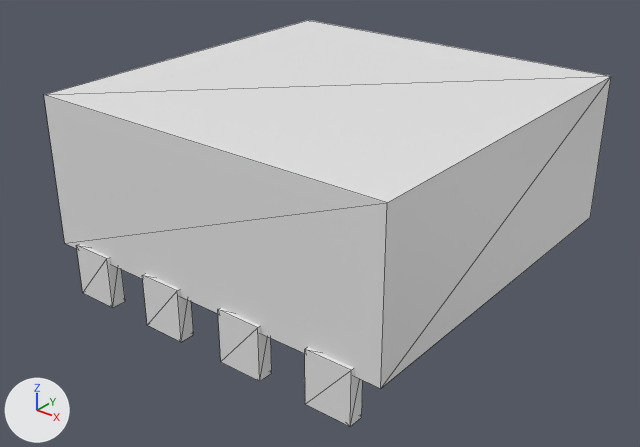
Before and after pictures for a commit that changed the glTF model assets/models/terrain_top.gltf.
Both versions are drawn from a camera (50 mm lens) standing at (1.299, -1.689, 0.651) and looking at (0.026, -0.098, -0.335). The axes (+X, +Y, +Z) are drawn at lower left. The lights are the same throughout. The picture after the commit comes second. Mesh edges are drawn as thin lines. Vertices at exactly the same position are counted once.

Objects in the first picture: 'terrain_top'.
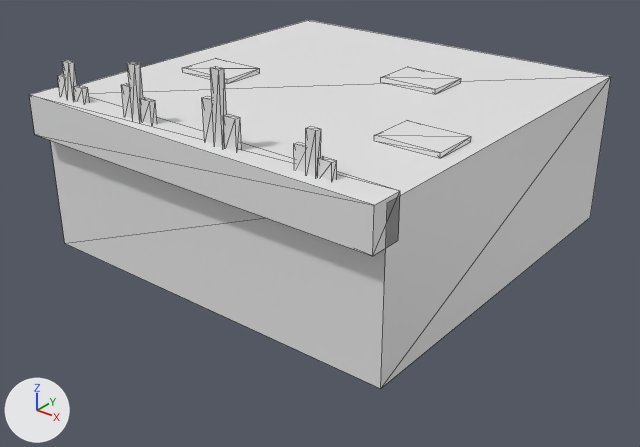
The change in detail:
me_terrain_top is used by ob_terrain_top; location (0.0, 0.0, 0.0).
me_terrain_top had 40 vertices, 60 faces and spanned x -0.5..0.5, y -0.51..0.5, z -0.52..0.0.
me_terrain_top now has 136 vertices, 204 faces and spans x -0.5..0.5, y -0.54..0.5, z -0.4..0.17.
me_terrain_top part 1: a new loose piece, a box spanning x -0.5..0.5, y -0.54..-0.46, z -0.09..0.01.
me_terrain_top part 2: a new loose piece, a box spanning x -0.402..-0.378, y -0.505..-0.49, z 0.0..0.1.
me_terrain_top part 3: a new loose piece, a box spanning x -0.435..-0.402, y -0.5..-0.485, z 0.0..0.06.
me_terrain_top part 4: a new loose piece, a box spanning x -0.378..-0.345, y -0.5..-0.485, z 0.0..0.045.
me_terrain_top part 5: a new loose piece, a box spanning x -0.172..-0.148, y -0.505..-0.49, z 0.0..0.135.
me_terrain_top part 6: a new loose piece, a box spanning x -0.205..-0.172, y -0.5..-0.485, z 0.0..0.081.
me_terrain_top part 7: a new loose piece, a box spanning x -0.148..-0.115, y -0.5..-0.485, z 0.0..0.061.
me_terrain_top part 8: a new loose piece, a box spanning x 0.078..0.102, y -0.505..-0.49, z 0.0..0.17.
me_terrain_top part 9: a new loose piece, a box spanning x 0.045..0.078, y -0.5..-0.485, z 0.0..0.102.
me_terrain_top part 10: a new loose piece, a box spanning x 0.102..0.135, y -0.5..-0.485, z 0.0..0.076.
me_terrain_top part 11: a new loose piece, a box spanning x 0.318..0.342, y -0.505..-0.49, z 0.0..0.1.
me_terrain_top part 12: a new loose piece, a box spanning x 0.285..0.318, y -0.5..-0.485, z 0.0..0.06.
me_terrain_top part 13: a new loose piece, a box spanning x 0.342..0.375, y -0.5..-0.485, z 0.0..0.045.
me_terrain_top part 14: a new loose piece, a box spanning x -0.38..-0.22, y -0.16..-0.04, z 0.0..0.012.
me_terrain_top part 15: a new loose piece, a box spanning x 0.07..0.23, y 0.09..0.21, z 0.0..0.012.
me_terrain_top part 16: a new loose piece, a box spanning x 0.3..0.46, y -0.26..-0.14, z 0.0..0.012.
me_terrain_top part 17: the loose piece of 8 vertices spanning x -0.435..-0.315, y -0.51..-0.47, z -0.52..-0.38 is deleted.
me_terrain_top part 18: the loose piece of 8 vertices spanning x -0.185..-0.065, y -0.51..-0.47, z -0.52..-0.38 is deleted.
me_terrain_top part 19: the loose piece of 8 vertices spanning x 0.315..0.435, y -0.51..-0.47, z -0.52..-0.38 is deleted.
me_terrain_top part 20: the loose piece of 8 vertices spanning x 0.065..0.185, y -0.51..-0.47, z -0.52..-0.38 is deleted.

Where the change shows, as pixel boxes (x1, y1, x2, y2) in the pictures (640 x 447 px):
'terrain_top', reshaped (10% shorter): before (44, 20, 611, 427); after (29, 20, 611, 388)
part 1 of me_terrain_top, added: after (29, 87, 400, 256)
part 2 of me_terrain_top, added: after (62, 60, 77, 101)
part 3 of me_terrain_top, added: after (57, 74, 67, 98)
part 4 of me_terrain_top, added: after (73, 85, 89, 103)
part 5 of me_terrain_top, added: after (127, 62, 143, 122)
part 6 of me_terrain_top, added: after (121, 83, 132, 118)
part 7 of me_terrain_top, added: after (140, 97, 157, 124)
part 8 of me_terrain_top, added: after (210, 66, 227, 148)
part 9 of me_terrain_top, added: after (202, 96, 214, 144)
part 10 of me_terrain_top, added: after (223, 114, 242, 151)
part 11 of me_terrain_top, added: after (306, 126, 321, 177)
part 12 of me_terrain_top, added: after (294, 142, 306, 172)
part 13 of me_terrain_top, added: after (318, 156, 337, 180)
part 14 of me_terrain_top, added: after (182, 58, 260, 84)
part 15 of me_terrain_top, added: after (381, 67, 461, 94)
part 16 of me_terrain_top, added: after (374, 120, 471, 158)
part 17 of me_terrain_top, deleted: before (76, 244, 125, 308)
part 18 of me_terrain_top, deleted: before (142, 274, 194, 342)
part 19 of me_terrain_top, deleted: before (305, 347, 363, 427)
part 20 of me_terrain_top, deleted: before (218, 308, 272, 381)
